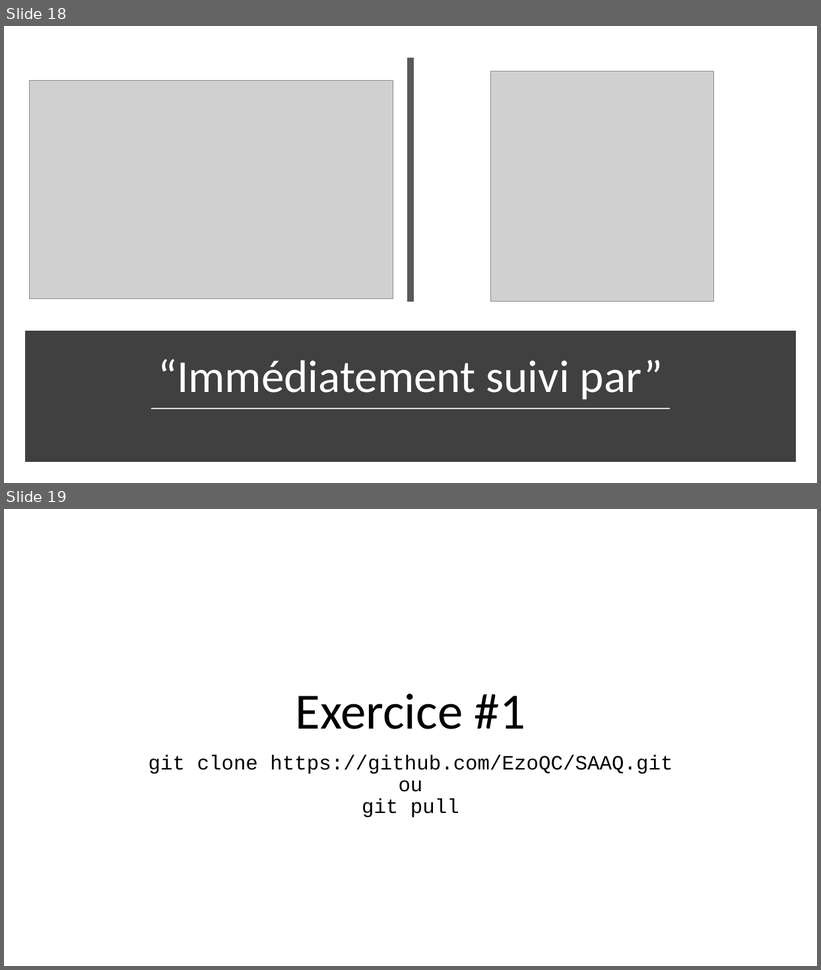
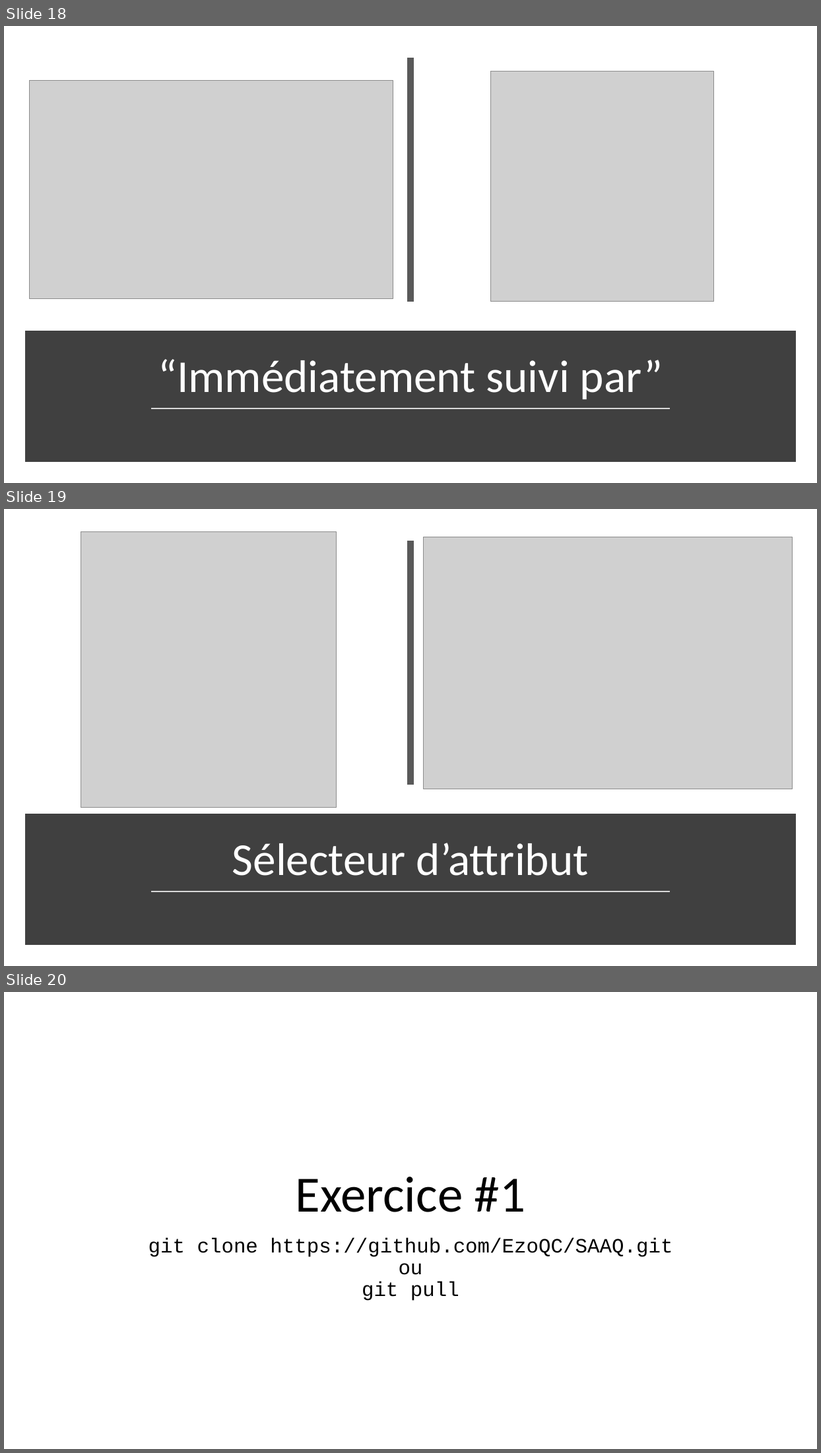
Before and after one commit to fragmatyc/SAAQ, a slide deck: CSS/1. Présentation/Cours CSS - v1.0.pptx. Shown one above the other, each under a label of ours: slides 18 and 19 before the commit, slides 18, 19 and 20 after it. The pictures are 821x970 and 821x1453 pixels, drawn with LibreOffice and Linux fonts; fonts in the diff are those of the drawing; grey boxes stand for pictures. Boxes give left, top, right and bottom in pixels: in the first picture for what was removed or moved away, otherwise in the second. Text is boxed around its words. In the diff, an @@ line names an element or a change of style, - is before the commit and + after.

```diff
--- a/CSS/1. Présentation/Cours CSS - v1.0.pptx
+++ b/CSS/1. Présentation/Cours CSS - v1.0.pptx
@@ slide 19 added at (4,509,817,966), background #FFFFFF @@
@@ picture added at (81,531,337,807) @@
@@ line added from (411, 541) to (411, 785), #595959 8 pt @@
@@ picture added at (424,537,792,789) @@
@@ rectangle added at (29,819,792,941), fill #404040, outline #404040 10 pt @@
@@ title added at (232,843,589,876), 54 pt, text #FFFFFF @@
+Sélecteur d’attribut
@@ line added from (152, 892) to (670, 892), #D9D9D9 1.75 pt @@
@@ what was slide 19 is now slide 20 @@
```
Also in this commit, not shown: 1 other file.
